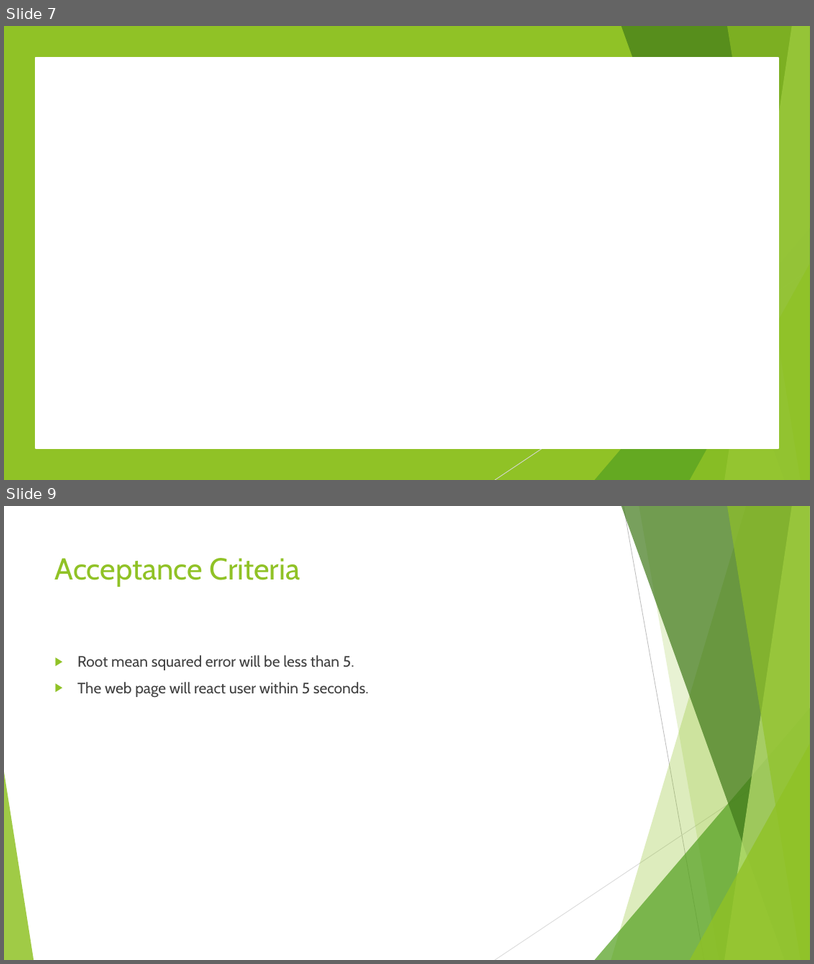
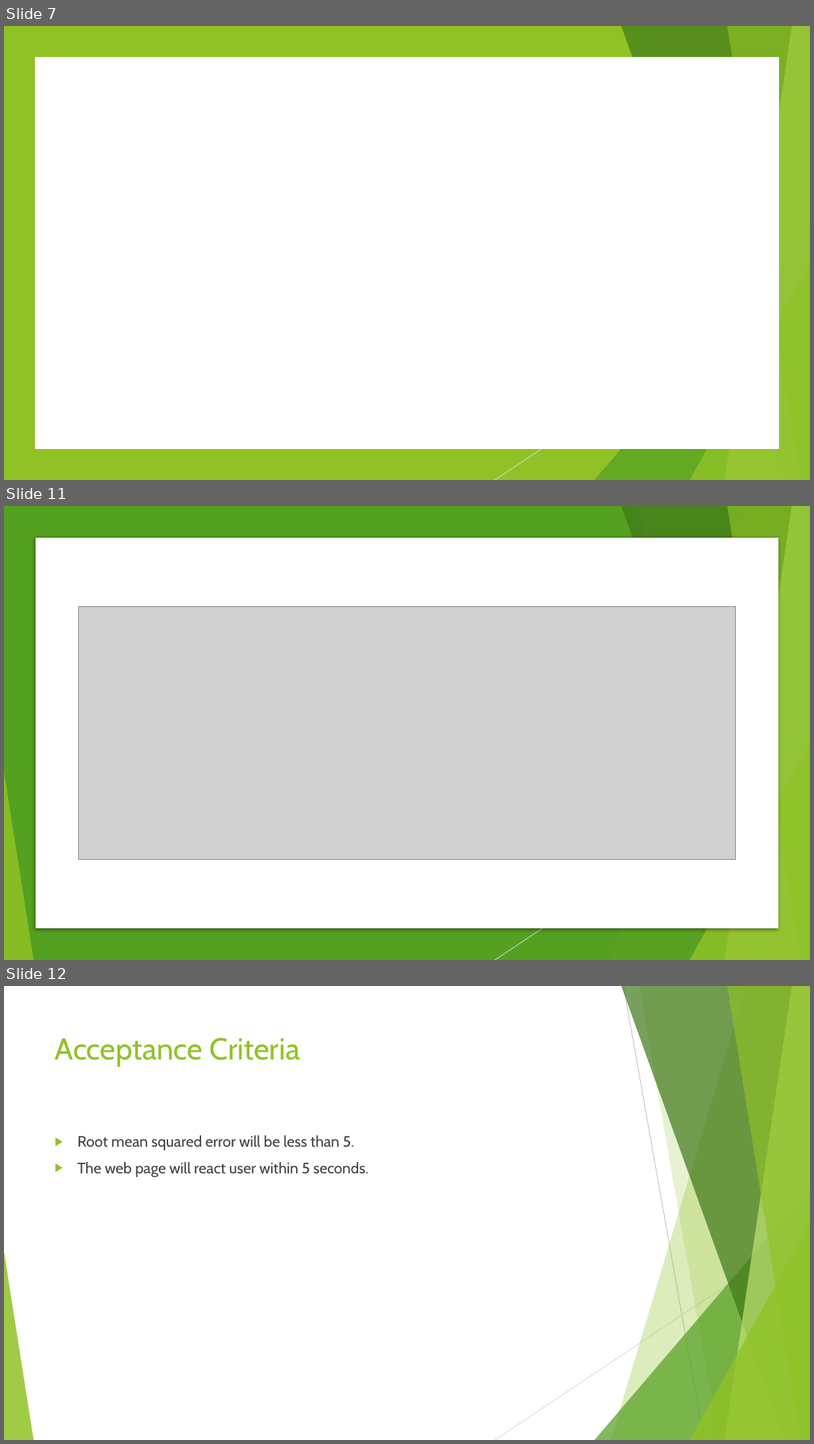
Before and after one commit to JIMsZHOU/Taxi-fare-prediction, a slide deck: Final Presentaion.pptx. Shown one above the other, each under a label of ours: slides 7 and 9 before the commit, slides 7, 11 and 12 after it; the slides between them are not shown. The pictures are 814x964 and 814x1444 pixels, drawn with LibreOffice and Linux fonts; fonts in the diff are those of the drawing; grey boxes stand for pictures; background and template pictures are left out. Boxes give left, top, right and bottom in pixels: in the first picture for what was removed or moved away, otherwise in the second. Text is boxed around its words. In the diff, an @@ line names an element or a change of style, - is before the commit and + after.

```diff
--- a/Final Presentaion.pptx
+++ b/Final Presentaion.pptx
@@ slide 11 added at bbox=[4, 506, 810, 960], background #FFFFFF; not listed: 8 template elements that a slide beside it also shows @@
@@ rectangle added at bbox=[4, 506, 810, 960], fill #54A021 @@
@@ rectangle added at bbox=[36, 538, 779, 928], fill #FFFFFF @@
@@ picture added at bbox=[78, 606, 736, 860] @@
@@ group added at bbox=[4, 506, 810, 960]: 5 freeform shapes, 3 triangles, 1 line @@
@@ group added at bbox=[4, 506, 810, 960]: 5 freeform shapes, 3 triangles, 1 line @@
@@ what was slide 9 is now slide 12 @@
```
Also in this commit, not shown: 1 slide changed, 2 other slides added, 1 other file.
